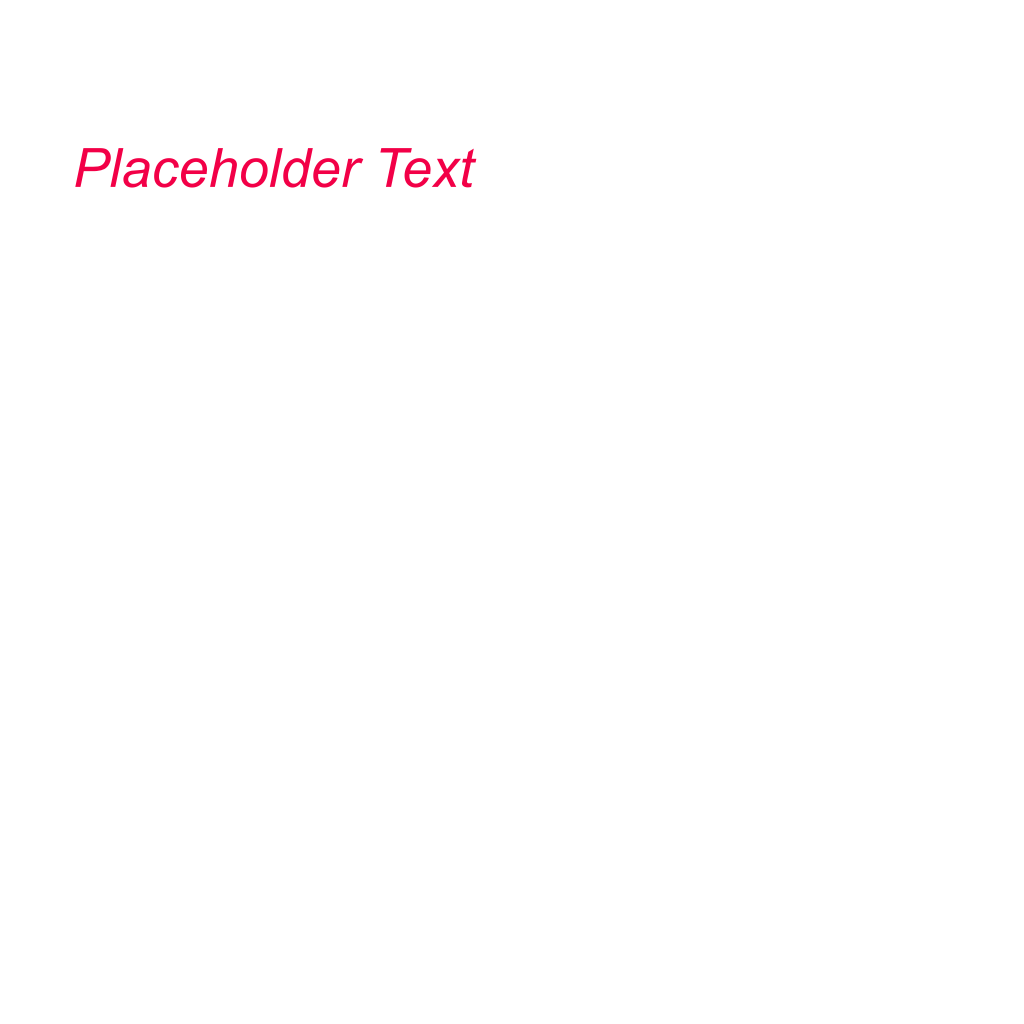
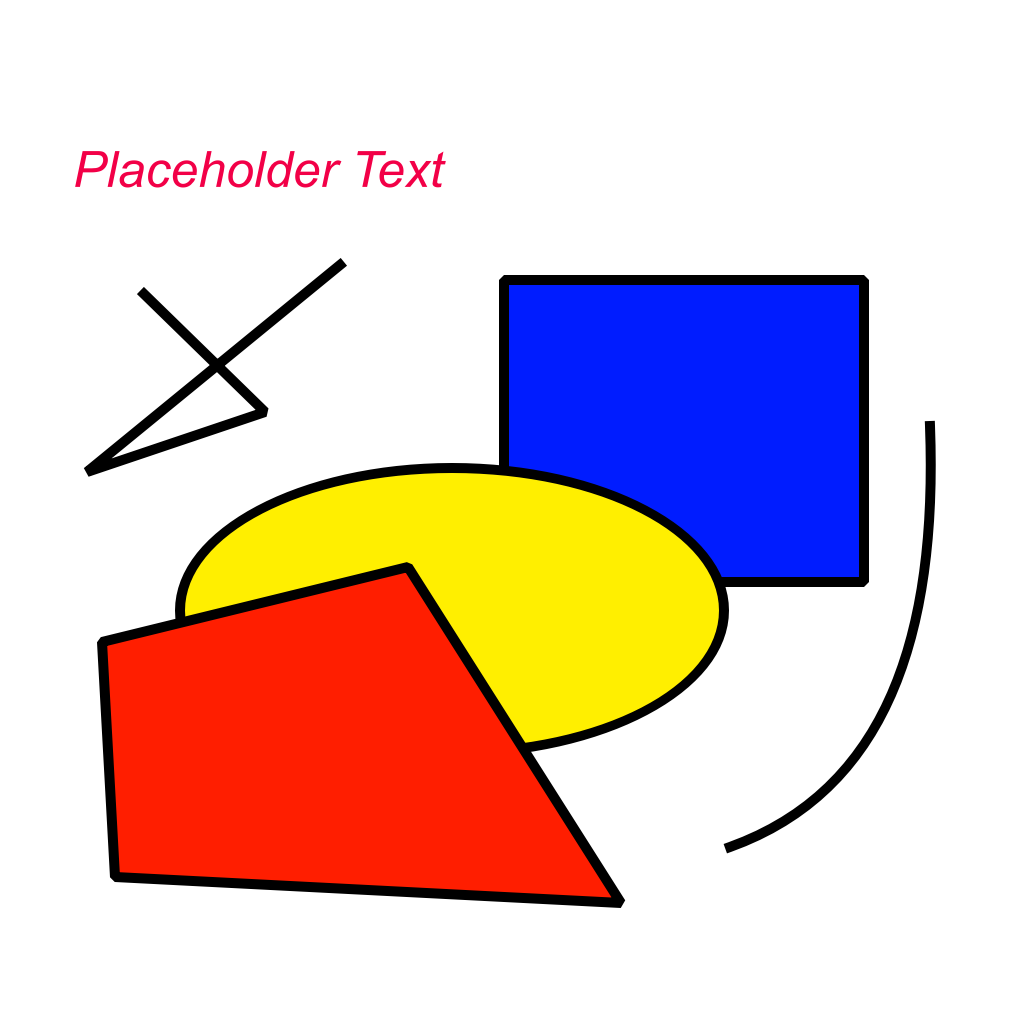
Layer changes from the first 1024x1024 image to the second:
pixels changed over 75, 148, 936, 908 (layer not identified)
